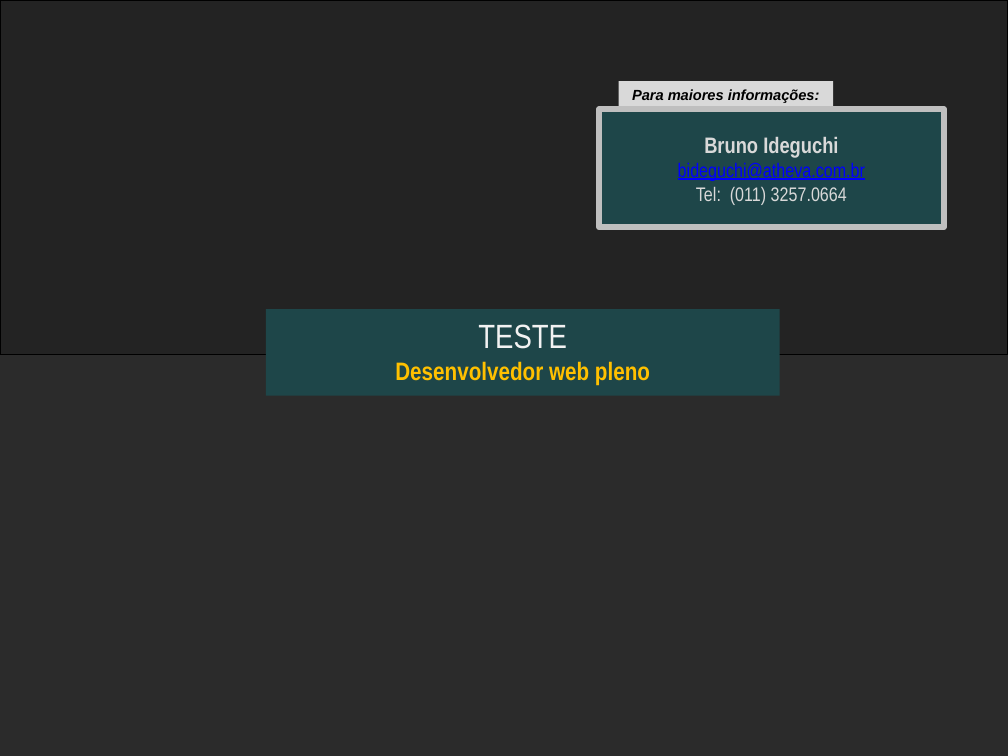
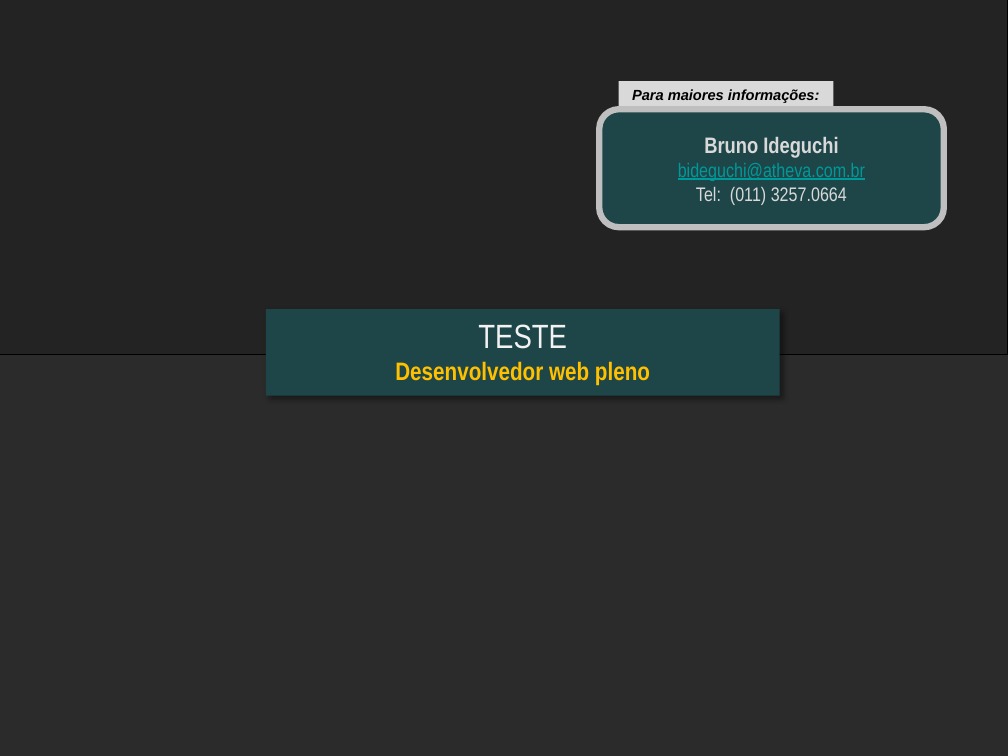
Before and after one commit to atheva/test-web-developer, a slide deck: slide 1 of spec/roteiro/TESTE - desenvolvedor web pleno.pptx. Drawn at 1008x756 pixels with LibreOffice and Linux fonts; fonts in the diff are those of the drawing; background and template pictures are left out; a plain dark background stands for a picture behind light text. Boxes give left, top, right and bottom in pixels: in the first picture for what was removed or moved away, otherwise in the second. Text is boxed around its words. In the diff, an @@ line names an element or a change of style, - is before the commit and + after.

```diff
--- a/spec/roteiro/TESTE - desenvolvedor web pleno.pptx
+++ b/spec/roteiro/TESTE - desenvolvedor web pleno.pptx
@@ rectangle at (0, 0, 1008, 355): outline #000000 0.74 pt to #000000 0.75 pt @@
@@ rounded rectangle "Bruno Ideguchi" at (599, 109, 943, 227): rectangle to rounded rectangle; outline #BFBFBF 4.51 pt to #BFBFBF 4.5 pt @@
@@ text in rounded rectangle at (678, 163, 865, 181): text colour #0000FF to #009999 in "bideguchi@atheva.com.br" @@
@@ rectangle at (266, 309, 780, 396): shadow on @@
```
Also in this commit, not shown: 9 other slides changed, 1 other file.
